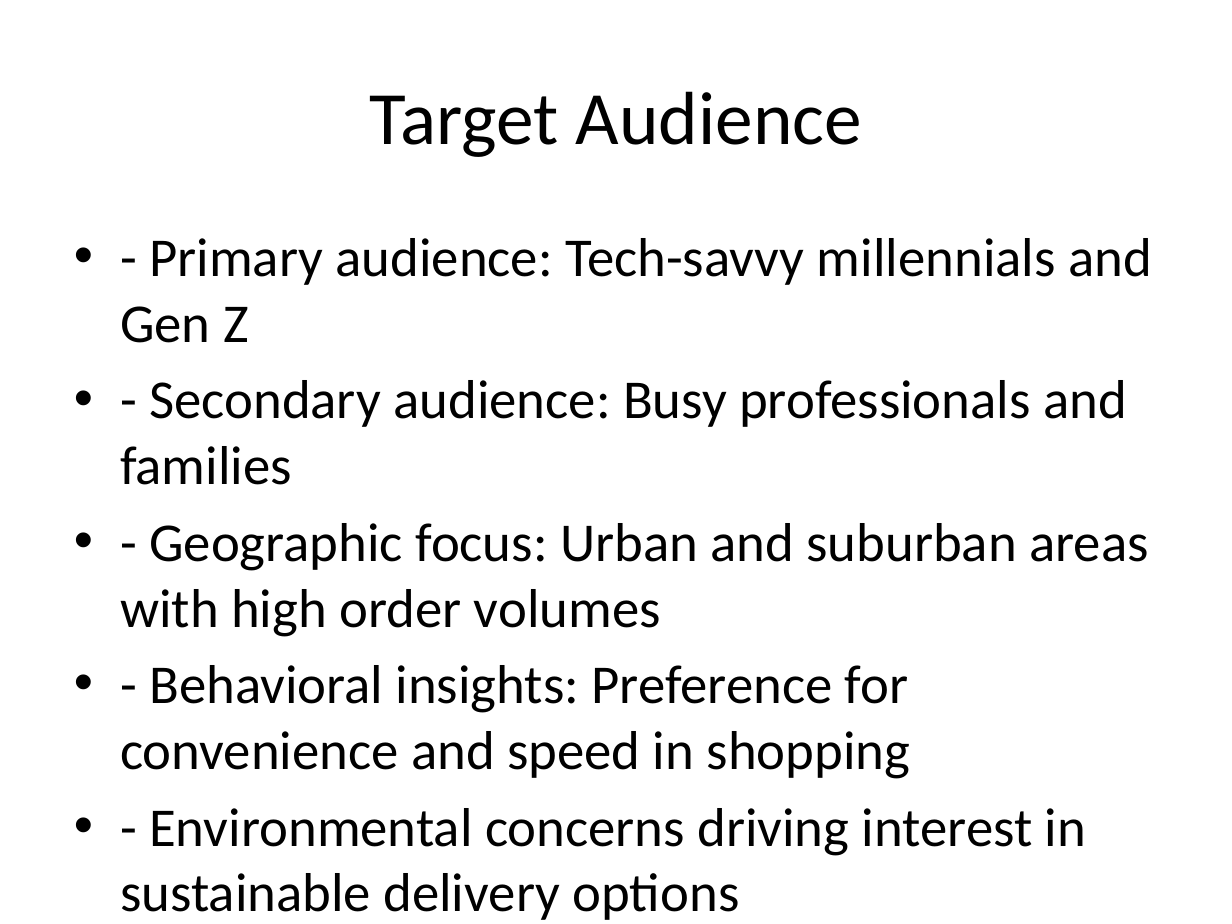
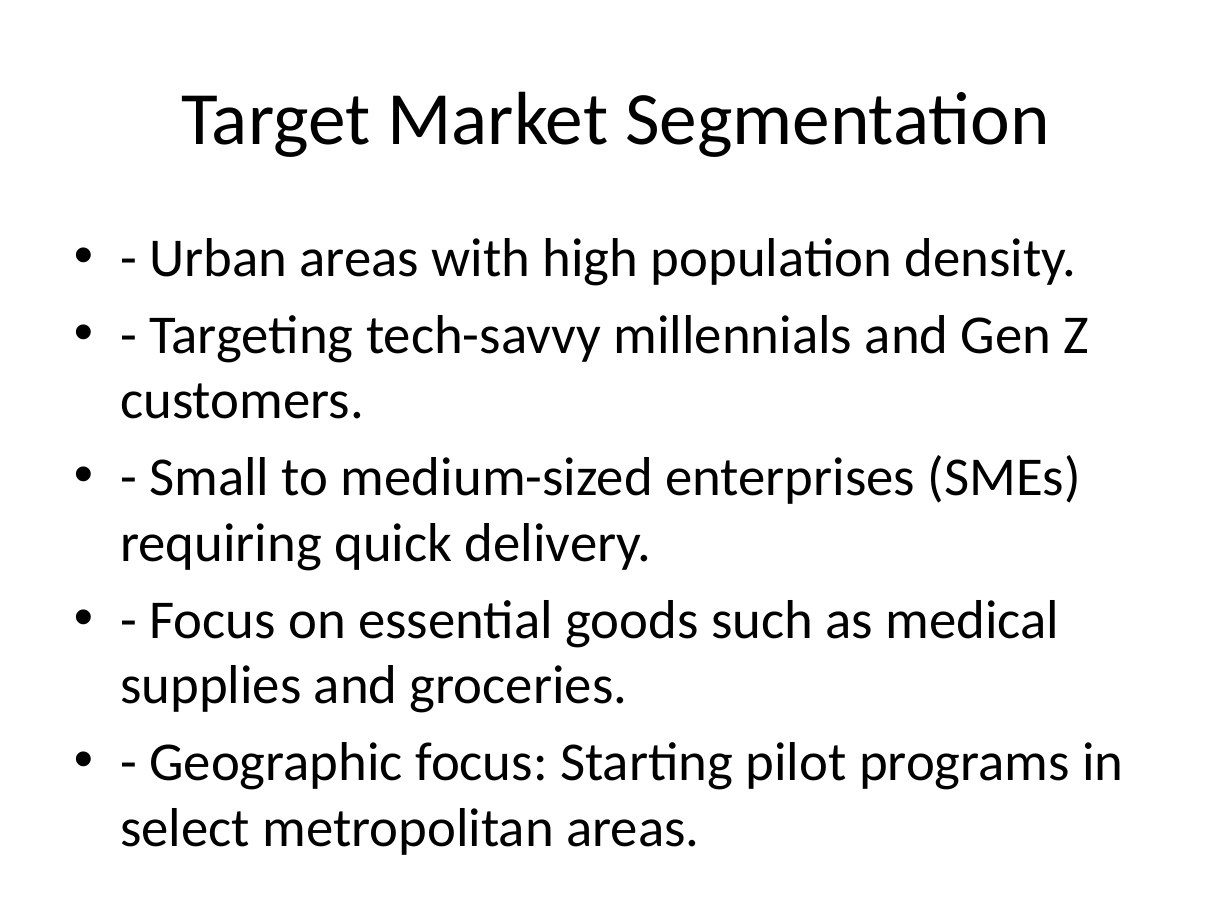
Before and after one commit to MiraSharma8511/hands-on-langchain, a slide deck: slide 3 of generated.pptx (slide 2 before the commit). Drawn at 1232x924 pixels with LibreOffice and Linux fonts; fonts in the diff are those of the drawing. Boxes give left, top, right and bottom in pixels: in the first picture for what was removed or moved away, otherwise in the second. Text is boxed around its words. In the diff, an @@ line names an element or a change of style, - is before the commit and + after.

```diff
--- a/generated.pptx
+++ b/generated.pptx
@@ title at [181, 91, 1050, 157]: text changed @@
-Target Audience
+Target Market Segmentation
@@ text at [120, 238, 1123, 847]: text changed @@
-• - Primary audience: Tech-savvy millennials and Gen Z
-• - Secondary audience: Busy professionals and families
-• - Geographic focus: Urban and suburban areas with high order volumes
-• - Behavioral insights: Preference for convenience and speed in shopping
-• - Environmental concerns driving interest in sustainable delivery options
+• - Urban areas with high population density.
+• - Targeting tech-savvy millennials and Gen Z customers.
+• - Small to medium-sized enterprises (SMEs) requiring quick delivery.
+• - Focus on essential goods such as medical supplies and groceries.
+• - Geographic focus: Starting pilot programs in select metropolitan areas.
```
Also in this commit, not shown: 5 other slides changed, 4 slides added, 2 slides removed, 11 other files.
